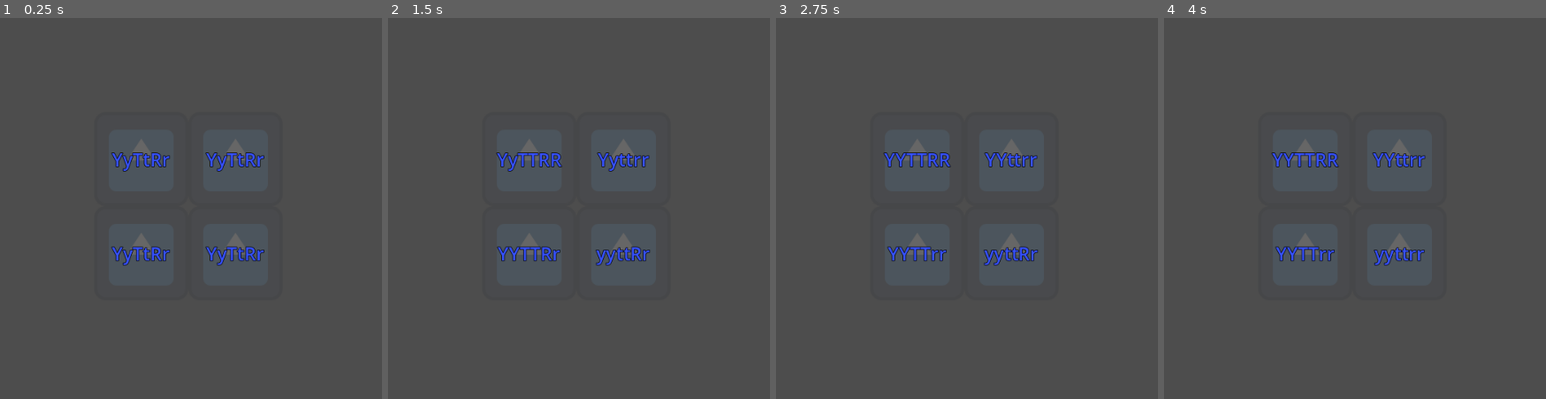
Above: before the commit, frames 1-4 (left to right).
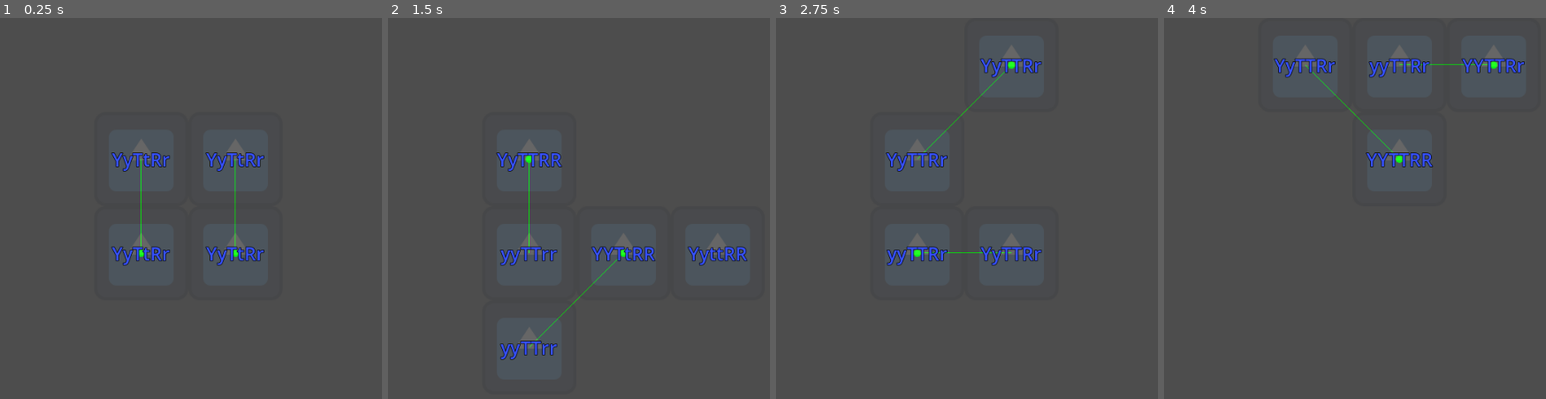
Above: after the commit, the same moments.

Repository: vincentwilliamrodriguez/Inheritopia
Game: Godot game, scene res://scenes/game.tscn
Same seed, same stepped clock (60 frames per second), same inputs: the game is played once before the commit and once after it. The engine's default icon, where the game draws it, is replaced by a stand-in: a white triangle on a blue panel in a dark square.
Inputs:
- Up to frame 1 (0.25 s): no input
- Up to frame 2 (1.5 s): tap Enter at 0.5 s; tap N (next) at 0.6, 1.35 s; tap Space at 1.25 s
- Up to frame 3 (2.75 s): tap Enter at 2 s; tap N (next) at 2.1 s
- Up to frame 4 (4 s): tap Space at 2.75 s; tap N (next) at 2.85, 3.6 s; tap Enter at 3.5 s

The runs differ from the first frame. In frame 1, 0.2% of the frame differs, in the area x 36-63%, y 36-63%; in frame 2, 2.3%; in frame 3, 2.2%; in frame 4, 3.1%, in the area x 28-95%, y 7-65%.

Commit message:
Accomplish seed distribution algorithm

Diff:
--- a/scripts/Game.gd
+++ b/scripts/Game.gd
@@ -1,30 +1,44 @@
-extends Node
+extends Node2D
 
 @onready var sunflower_class = $Sunflower
 
 var sunflowers: Array[Sunflower]
-var breeding_orders = [[0, 0], [1, 1], [2, 2], [3, 3]]
+var breeding_orders = []
 
 func _ready():
 	# Initialization
 	for i in g.START_POS:
-		var sunflower = new_sunflower(i, g.START_GENES, len(sunflowers))
+		var sunflower = new_sunflower(i, g.START_GENES)
 		sunflowers.append(sunflower)
 		add_child.call_deferred(sunflower)
 
-	for i in 5:
-		breed(sunflowers[0], sunflowers[1])
+
+	for i in len(sunflowers) / 2:
+		breeding_orders.append([i, i + (len(sunflowers) / 2)])
+
 
 
 # Called every frame. 'delta' is the elapsed time since the previous frame.
 func _process(delta):
+	queue_redraw()
 	pass
 
 func _unhandled_input(event):
 	if Input.is_action_just_released("next"):
 		next_generation()
 
-func new_sunflower(pos, genes, index):
+		for i in len(sunflowers) / 2:
+			breeding_orders.append([i, i + (len(sunflowers) / 2)])
+
+func _draw():
+	for order in breeding_orders:
+		var center_1 = sunflowers[order[0]].position + Vector2(64, 64)
+		var center_2 = sunflowers[order[1]].position + Vector2(64, 64)
+
+		draw_line(center_1, center_2, Color.GREEN, 1.0)
+		draw_circle(center_2, 5, Color.GREEN)
+
+func new_sunflower(pos, genes):
 	var sunflower = sunflower_class.duplicate()
 	sunflower.visible = true
 	sunflower.genes = genes
@@ -38,20 +52,33 @@
 
 	for t in len(g.traits):
 		var possible_genes = g.breed_lookup[genes_1[t]][genes_2[t]]
-		var rand = g.rng.randi_range(0, 3)
-		genes_seed.append(possible_genes[rand])
+		genes_seed.append(g.random_item(possible_genes))
 
 	return genes_seed
 
 func next_generation():
 	var seeds: Array[Sunflower]
+	var seed_map = 0x0
 
 	for order in breeding_orders:
 		var parent_1 = sunflowers[order[0]]
 		var parent_2 = sunflowers[order[1]]
-		var genes_seed = breed(parent_1, parent_2)
-		var seed = new_sunflower(parent_2.pos, genes_seed, len(seeds))
-		seeds.append(seed)
+
+		var rand_num = g.rng.randfn(1.2, 0.3) if (order[0] == order[1]) else \
+					   g.rng.randfn(2.2, 0.3)
+
+		var num_of_seed = clampi(roundi(rand_num), 1, 3)
+
+		for n in num_of_seed:
+			if len(seeds) >= 16:
+				break
+
+			var seed_genes = breed(parent_1, parent_2)
+			var seed_pos = find_free_tile(parent_2.pos, seed_map)
+			var seed = new_sunflower(seed_pos, seed_genes)
+
+			seeds.append(seed)
+			seed_map |= 1 << seed_pos
 
 	for sunflower in sunflowers:
 		sunflower.queue_free()
@@ -60,5 +87,19 @@
 	sunflowers.append_array(seeds)
 
 	for seed in seeds:
-		sunflowers.append(seed)
 		add_child.call_deferred(seed)
+
+	breeding_orders.clear()
+
+func find_free_tile(pos, map):
+	if (map >> pos) & 1 == 0:
+		return pos
+
+	var neighbors = g.neighbors_lookup[pos].duplicate()
+	neighbors.shuffle()
+
+	for neighbor in neighbors:
+		if (map >> neighbor) & 1 == 0:
+			return neighbor
+
+	return find_free_tile(neighbors[0], map)
--- a/scripts/g.gd
+++ b/scripts/g.gd
@@ -13,6 +13,10 @@
 				 ["tt", "tT", "Tt", "TT"],
 				 ["rr", "rR", "Rr", "RR"]]
 
+class Event:
+	var affected_map: int
+	var affected_trait: int
+
 func _ready():
 	# Initialize breed_lookup
 	for i in 4:
@@ -20,9 +24,22 @@
 		for j in 4:
 			breed_lookup[i].append(monohybrid_cross(i, j))
 
-	# Initialize
+	# Initialize neighbors_lookup
+	for i in 16:
+		neighbors_lookup.append([])
+		var cur_x = i % 4
+		var cur_y = i / 4
 
-	#print(range(10).map(func(_n): return roundi(rng.randfn(2, 1))))
+		for dir_x in [-1, 0, 1]:
+			for dir_y in [-1, 0, 1]:
+				var new_x = cur_x + dir_x
+				var new_y = cur_y + dir_y
+
+				if not (dir_x == 0 and dir_y == 0) and \
+					   (new_x >= 0 and new_x < 4) and \
+					   (new_y >= 0 and new_y < 4):
+					neighbors_lookup[i].append(new_x + 4 * new_y)
+
 
 
 func _process(delta):
@@ -49,3 +66,6 @@
 		res += genotypes[i][genes[i]]
 
 	return res
+
+func random_item(array: Array):
+	return array[rng.randi_range(0, len(array) - 1)]
